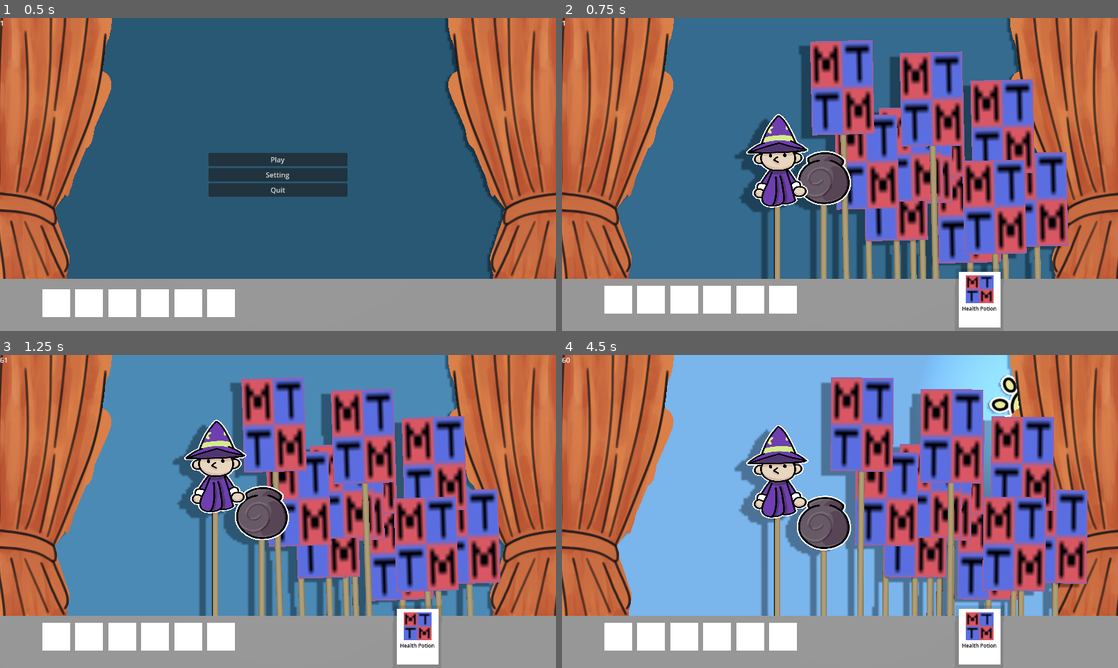
Above: before the commit, frames 1-4 (two rows, left to right).
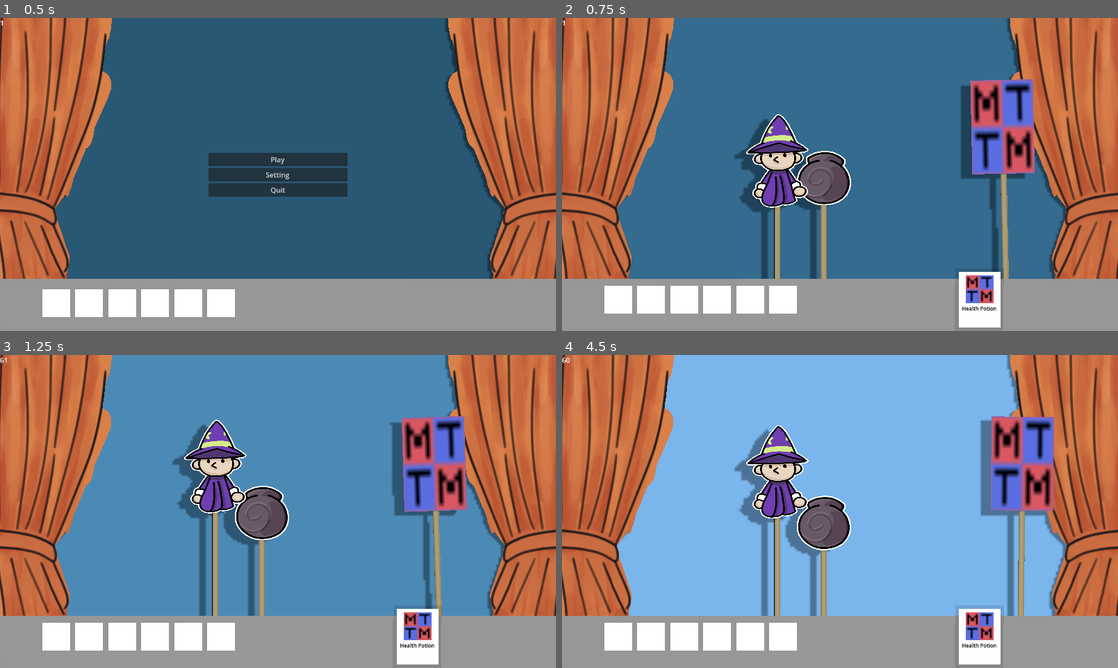
Above: after the commit, the same moments.

Repository: Craigware/PirateJam15
Game: Godot game, scene res://Scenes/main.tscn
Two runs of this game, one before a commit and one after it. Both use one fixed random seed, a clock stepped at 60 frames per second and the inputs below. Sound files missing from this copy of the repository are replaced by a short silence.
Inputs (mouse positions are in pixels of both pictures, inside the frame that each line leads up to):
- Up to frame 1 (0.5 s): no input
- Up to frame 2 (0.75 s): click "Play" at 0.5 s
- Up to frame 3 (1.25 s): no input
- Up to frame 4 (4.5 s): click (979, 636) at 1.25 s; click (979, 605) at 2 s; click (979, 605) at 2.75 s; move the mouse to (689, 436) at 3.52 s; click (689, 436) at 3.6 s; move the mouse to (728, 527) at 4.27 s; click (728, 527) at 4.35 s

Frame 1 is identical in both runs. In frame 2, 23% of the frame differs, in the area x 42-92%, y 7-84%; in frame 3, 23%; in frame 4, 26%, in the area x 46-95%, y 0-84%.

Commit message:
Sound system work and added starzy songs thanks srarzy.

Diff:
--- /dev/null
+++ b/Scripts/AudioSystem.gd
@@ -0,0 +1,87 @@
+extends Node;
+
+const MAX_SOUND_EFFECTS := 20;
+var MusicPlayer : AudioStreamPlayer3D;
+
+enum SongCatalog {
+	NIL,
+	DAWN,
+	DAY,
+	DUSK,
+	NIGHT,
+	MAX
+}
+var Songs = [
+	load(""),
+	load(""),
+	load(""),
+	load("res://Assets/music/GameJam_Dusk_FINISHED.wav"),
+	load("res://Assets/music/GameJamNight_FINISHED.wav"),
+];
+enum SoundEffectCatalog {
+}
+var SoundEffects = [];
+var AudioStreams = [];
+var current_index = 3
+var override_index = 1;
+
+func _ready() -> void:
+	AudioStreams.resize(MAX_SOUND_EFFECTS);
+	MusicPlayer = AudioStreamPlayer3D.new();
+	MusicPlayer.stream = Songs[current_index];
+	MusicPlayer.finished.connect(switch_song);
+	MusicPlayer.bus = "Music";
+	MusicPlayer.name = "MusicPlayer";
+	add_child(MusicPlayer);
+	AudioStreams[0] = MusicPlayer;
+	MusicPlayer.play();
+
+	var sound_effects = Node.new();
+	sound_effects.name = "SoundEffects";
+	add_child(sound_effects);
+
+	play_sound_effect(1);
+
+func switch_song():
+	current_index += 1;
+	if (current_index == SongCatalog.MAX):
+		current_index = 1;
+
+	MusicPlayer.stream = Songs[current_index]
+	MusicPlayer.play();
+
+
+func play_sound_effect(sound: SoundEffectCatalog) -> void:
+	var player = create_audiostream();
+	# player.stream  = SoundEffects[sound];
+	player.bus = "SoundEffects";
+	$SoundEffects.add_child(player);
+
+
+func create_audiostream() -> AudioStreamPlayer3D:
+	for i in range(MAX_SOUND_EFFECTS):
+		if AudioStreams[i] == null:
+			AudioStreams[i] = AudioStreamPlayer3D.new();
+			AudioStreams[i].finished.connect(remove_audiostream.bind(i));
+			return AudioStreams[i];
+
+	remove_audiostream(override_index)
+	AudioStreams[override_index] = AudioStreamPlayer3D.new();
+	AudioStreams[override_index].finished.connect(remove_audiostream.bind(override_index));
+	var player = AudioStreams[override_index];
+	override_index += 1;
+	if override_index == MAX_SOUND_EFFECTS:
+		override_index = 1;
+	return player;
+
+
+
+func remove_audiostream(entityId: int) -> void:
+	var audioStream = AudioStreams[entityId];
+
+	if audioStream != null:
+		$SoundEffects.remove_child(audioStream);
+		audioStream.queue_free();
+		AudioStreams[entityId] = null;
+
+	return;
--- a/Scripts/GameState.gd
+++ b/Scripts/GameState.gd
@@ -88,20 +88,9 @@
 	create_player();
 	create_cauldron();
 	create_enemy(1);
-	create_enemy(1);
-	create_enemy(1);
-	create_enemy(1);
-	create_enemy(1);
-	create_enemy(1);
-	create_enemy(1);
-	create_enemy(1);
-	create_enemy(1);
-	create_enemy(1);
-	create_enemy(1);
-
 
 	DaylightTimer = Timer.new();
-	DaylightTimer.wait_time = 10;
+	DaylightTimer.wait_time = 75;
 	DaylightTimer.timeout.connect(update_day_state);
 	DaylightTimer.autostart = true;
 	add_child(DaylightTimer);
--- /dev/null
+++ b/default_bus_layout.tres
@@ -0,0 +1,15 @@
+[gd_resource type="AudioBusLayout" format=3 uid="uid://b7vg5eu1dc2ef"]
+
+[resource]
+bus/1/name = &"SoundEffects"
+bus/1/solo = false
+bus/1/mute = false
+bus/1/bypass_fx = false
+bus/1/volume_db = 0.0
+bus/1/send = &"Master"
+bus/2/name = &"Music"
+bus/2/solo = false
+bus/2/mute = false
+bus/2/bypass_fx = false
+bus/2/volume_db = 0.0
+bus/2/send = &"Master"
--- a/project.godot
+++ b/project.godot
@@ -14,6 +14,10 @@
 run/main_scene="res://Scenes/main.tscn"
 config/features=PackedStringArray("4.3", "GL Compatibility")
 config/icon="res://icon.svg"
+
+[autoload]
+
+AudioSystem="*res://Scripts/AudioSystem.gd"
 
 [display]
 
Not shown, added: Assets/music/GameJamNight_FINISHED.wav.import
Not shown, added: Assets/music/GameJam_Dusk_FINISHED.wav.import
Not shown, added: Assets/music/GameJamNight_FINISHED.wav
Not shown, added: Assets/music/GameJam_Dusk_FINISHED.wav
